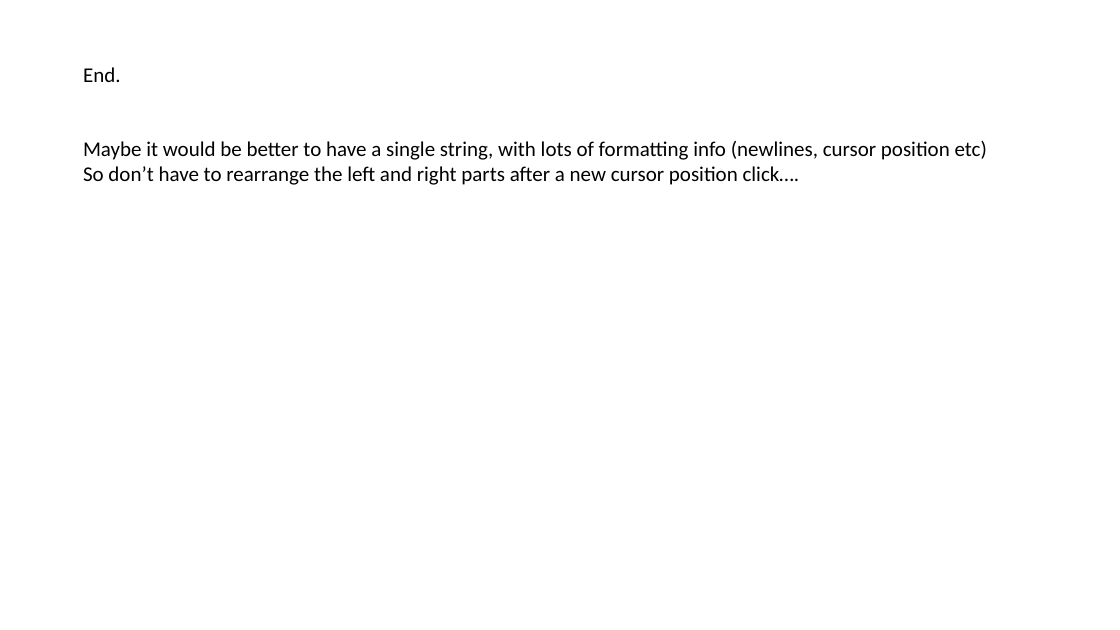
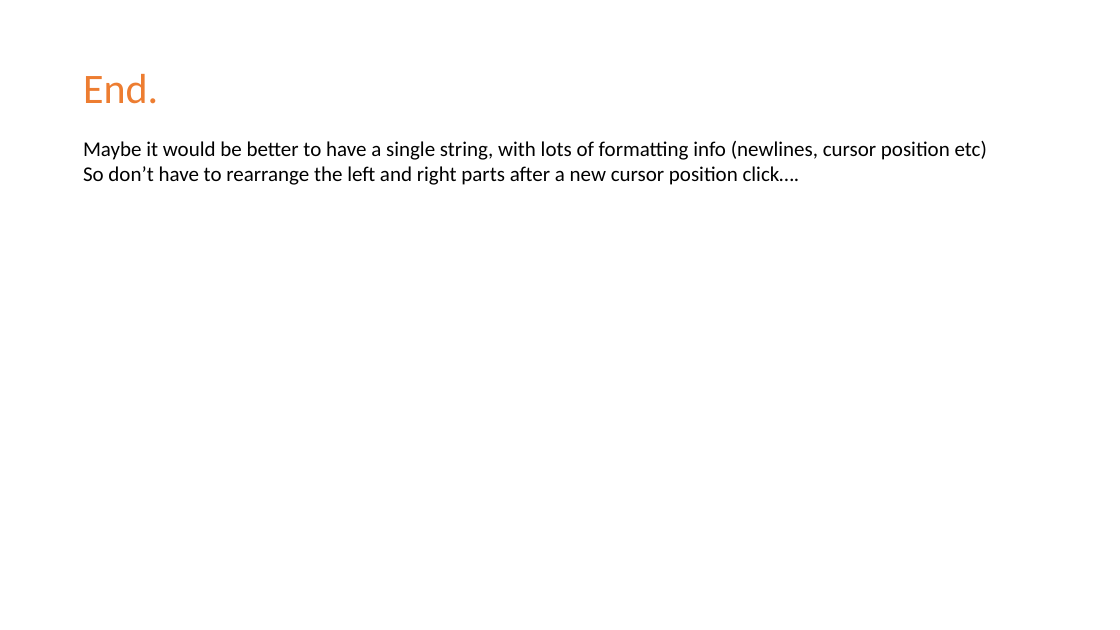
Before and after one commit to L-Holmes/PowerPoint-Quiz-Generator, a slide deck: slide 41 of textbox guide.pptx (slide 22 before the commit). Drawn at 1120x630 pixels with LibreOffice and Linux fonts; fonts in the diff are those of the drawing. Boxes give left, top, right and bottom in pixels: in the first picture for what was removed or moved away, otherwise in the second. Text is boxed around its words. In the diff, an @@ line names an element or a change of style, - is before the commit and + after.

```diff
--- a/textbox guide.pptx
+++ b/textbox guide.pptx
@@ text "End." at [83,74,158,104]: size 18 to 36 pt, text colour #000000 to #ED7D31 @@
```
Also in this commit, not shown: 3 other slides changed, 20 slides added, 1 slide removed, 1 other file.
